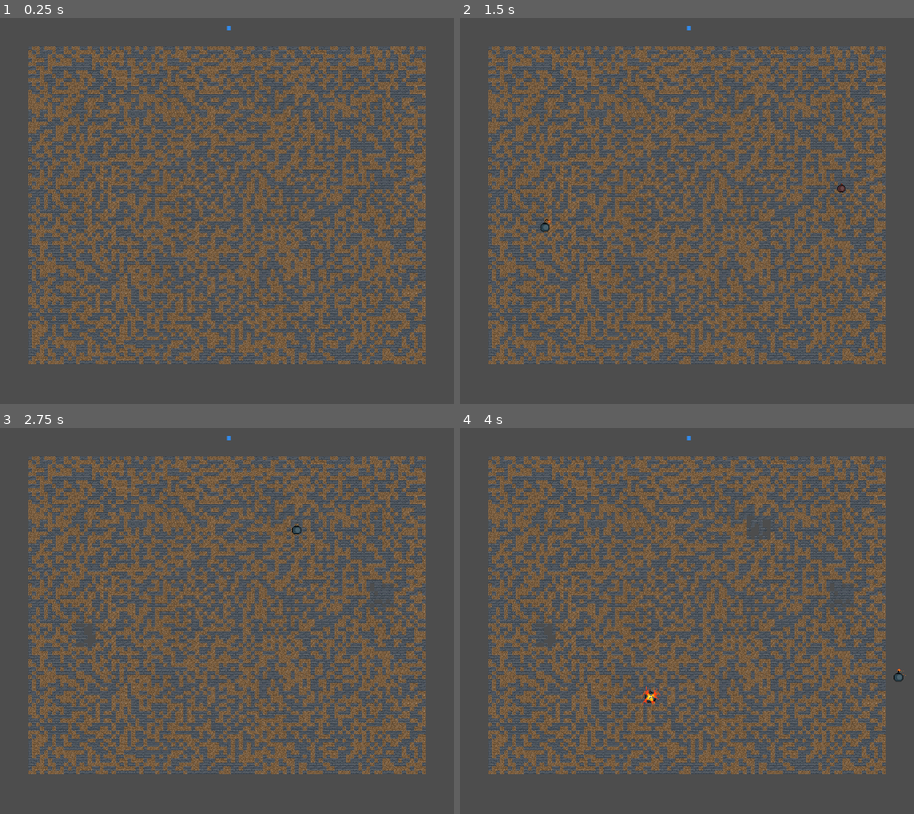
Above: before the commit, frames 1-4 (two rows, left to right).
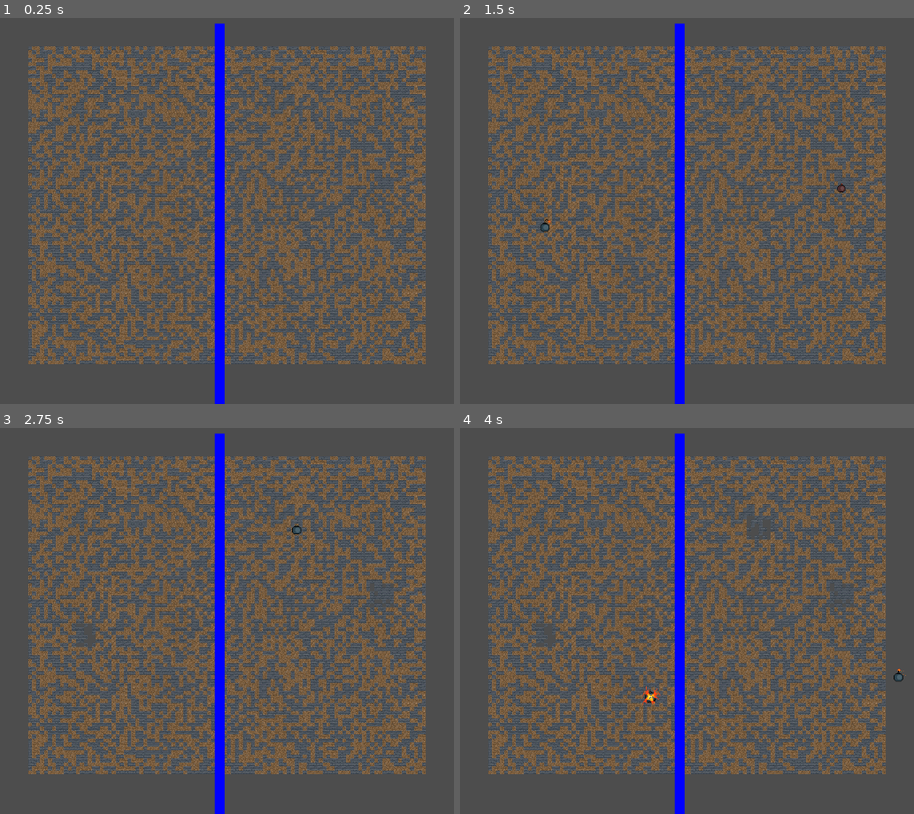
Above: after the commit, the same moments.

Repository: ProgrammingLogic/Alchemy_Game_Jam_7
Game: Godot game, scene res://src/game.tscn
The game is run twice, just before and just after one commit, with the same random seed, the same clock (stepped at 60 frames per second) and the same inputs.
Inputs (mouse positions are in pixels of both pictures, inside the frame that each line leads up to):
- Up to frame 1 (0.25 s): no input
- Up to frame 2 (1.5 s): tap Enter at 0.5 s; move the mouse to (841, 183) at 0.52 s; click (841, 183) at 0.6 s; tap Space at 1.25 s; move the mouse to (546, 226) at 1.27 s; click (546, 226) at 1.35 s
- Up to frame 3 (2.75 s): move the mouse to (299, 528) at 2.02 s; click (299, 528) at 2.1 s
- Up to frame 4 (4 s): tap Enter at 2.75 s; move the mouse to (650, 694) at 2.77 s; click (650, 694) at 2.85 s; move the mouse to (900, 675) at 3.52 s; click (900, 675) at 3.6 s

The runs differ from the first frame. In frame 1, 2.3% of the frame differs, in the area x 47-51%, y 1-100%; in frame 2, 2.3%; in frame 3, 2.3%; in frame 4, 2.3%.

Commit message:
feature: add water

Diff:
--- /dev/null
+++ b/src/entities/water/water.gd
@@ -0,0 +1,163 @@
+extends Node2D
+class_name Water
+
+
+var start_point: Vector2
+var points: PackedVector2Array
+var line: Line2D = Line2D.new()
+var line_width = 16
+var collision_layers = 1
+var margin = 8
+var direction = -1 # Left
+
+
+func _init(s_point: Vector2, dir: int = -1) -> void:
+	start_point = s_point
+	direction = dir
+
+func _physics_process(delta: float)-> void:
+	update_water_line()
+	draw_water_line()
+
+
+func draw_water_line() -> void:
+	if not line.get_parent():
+		add_child(line)
+
+	line.default_color = Color.BLUE
+	line.width = line_width
+	line.points = points
+
+
+func update_water_line() -> void:
+	var flowing = true
+	points = [start_point]
+
+	while flowing:
+		if can_flow_down():
+			add_point_below()
+		elif can_flow_horizontal():
+			split_water()
+			add_point_horizontal()
+
+
+		flowing = not is_done_flowing()
+
+
+func split_water() -> void:
+	var w: Water = Water.new(points[-1], direction * -1)
+	get_parent().add_child(w)
+
+
+func can_flow_down() -> bool:
+	var result = false
+
+	var point := Vector2i(
+		points[-1].x,
+		points[-1].y + line_width * 2,
+	)
+
+	if get_collisions(point):
+		return false
+
+	return true
+
+
+func can_flow_horizontal() -> bool:
+	var result = false
+
+	var x = points[-1].x + ((line_width * 2) * direction)
+	var point := Vector2i(
+		x,
+		points[-1].y,
+	)
+
+	if get_collisions(point):
+		return false
+
+	return true
+
+
+func is_done_flowing() -> bool:
+	if is_at_bottom():
+		return true
+	if is_outside_viewport():
+		return true
+
+	return false
+
+
+func is_outside_viewport() -> bool:
+	return not get_viewport_rect().has_point(points[-1])
+
+
+func is_at_bottom() -> bool:
+	var screen_height = get_viewport_rect().size.y
+	return points[-1].y == screen_height
+
+
+func add_point_below() -> void:
+	var collision = get_collisions_below()
+
+	if not collision:
+		points.append(get_bottom_point())
+		return
+
+	var point := Vector2(
+		collision["position"].x,
+		collision["position"].y - margin,
+	)
+
+	points.append(point)
+
+
+func add_point_horizontal():
+	var increment = ((line_width * 2) * direction)
+	var point = Vector2(
+		points[-1].x + increment,
+		points[-1].y,
+	)
+
+	# TODO
+	# - If laggy, add logic to find where we STOP being unable to move down
+	var collision = get_collisions(point)
+	if not collision:
+		points.append(point)
+		return
+
+	point = Vector2(
+		collision["position"].x - (margin * direction),
+		collision["position"].y - margin,
+	)
+
+	points.append(point)
+
+
+
+func get_collisions_below() -> Dictionary:
+	var result = {}
+
+	var screen_height = get_viewport_rect().size.y
+	var bottom_point = Vector2(points[-1].x, screen_height)
+	result = get_collisions(bottom_point)
+
+	return result
+
+
+func get_collisions(point: Vector2) -> Dictionary:
+	var result = {}
+
+	var space_state = get_world_2d().direct_space_state
+	var query = PhysicsRayQueryParameters2D.create(
+		points[-1],
+		point,
+		collision_layers,
+	)
+
+	result = space_state.intersect_ray(query)
+	return result
+
+
+func get_bottom_point() -> Vector2:
+	var screen_height = get_viewport_rect().size.y
+	return Vector2(points[-1].x, screen_height)
--- a/src/game.gd
+++ b/src/game.gd
@@ -1,5 +1,14 @@
 class_name Game
 extends Node2D
+
+
+func _ready() -> void:
+	# We just need water working
+	# We can make this better later
+	# But I don't care right now lol
+	var start_point = $WaterStartPoint
+	var water = Water.new(start_point.position)
+	add_child(water)
 
 
 func _input(event: InputEvent) -> void:
--- a/src/game.tscn
+++ b/src/game.tscn
@@ -5,3 +5,6 @@
 [node name="Game" type="Node2D"]
 script = ExtResource("1_7uq6d")
 metadata/_custom_type_script = "uid://xs76gowafhjd"
+
+[node name="WaterStartPoint" type="Node2D" parent="."]
+position = Vector2(564, 28)
--- a/src/scenes/tiles/water/tile_water.gd
+++ /dev/null
@@ -1,13 +0,0 @@
-extends BaseTile
-class_name TileWater
-
-
-func _init() -> void:
-	name = "water"
-	texture_path = "res://src/scenes/tiles/water/assets/Drop.png"
-	destructible = false
-	needs_update = true
-
-
-func update() -> void:
-	pass
--- a/src/services/map_manager.gd
+++ b/src/services/map_manager.gd
@@ -7,7 +7,6 @@
 var TILES: Array[BaseTile] = [
 	TileDirt.new(),
 	TileStoneBrickWall.new(),
-	TileWater.new(),
 ]
 
 
@@ -55,11 +54,6 @@
 	var half_x = GRID_WIDTH / 2
 	var half_y_offset = y_offset / 2
 	var water_pos = Vector2i(half_x, half_y_offset)
-	set_cell(
-		water_pos,
-		get_tile_by_name("water").id,
-		Vector2i.ZERO,
-	)
 
 
 func get_tile_by_name(name: String) -> BaseTile:
Renamed: src/scenes/tiles/water/assets/Drop.png -> src/entities/water/Drop.png
Not shown, changed: src/entities/water/Drop.png.import
Not shown, added: src/entities/water/water.gd.uid
Not shown, removed: src/scenes/tiles/water/tile_water.gd.uid
